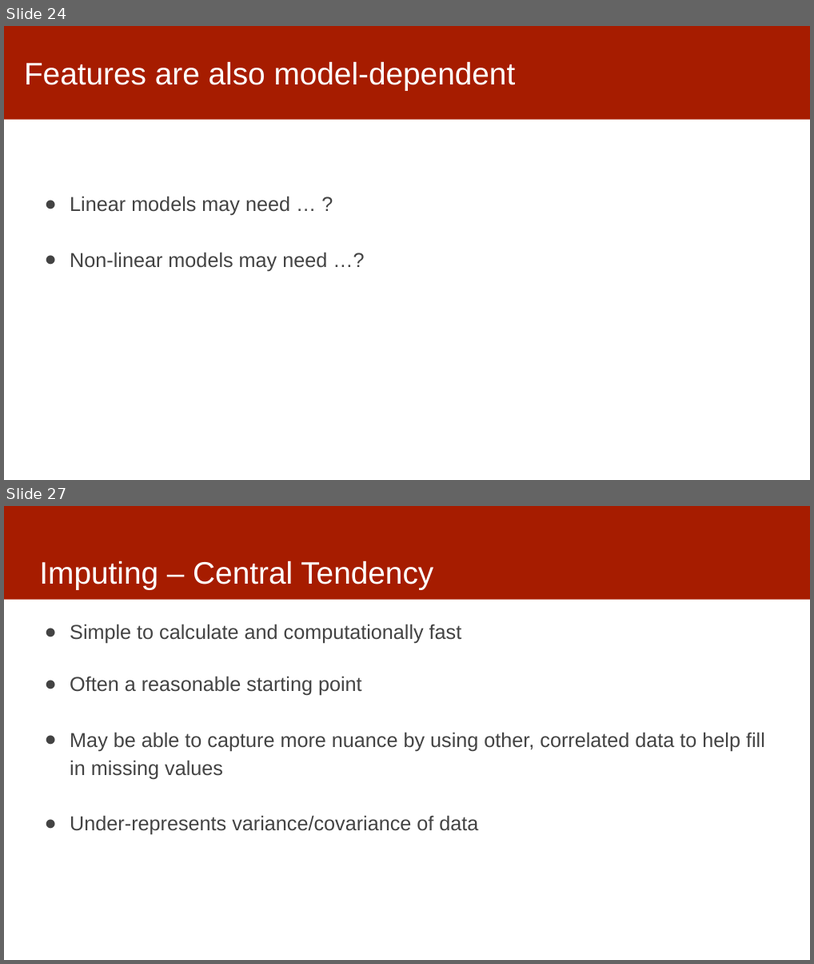
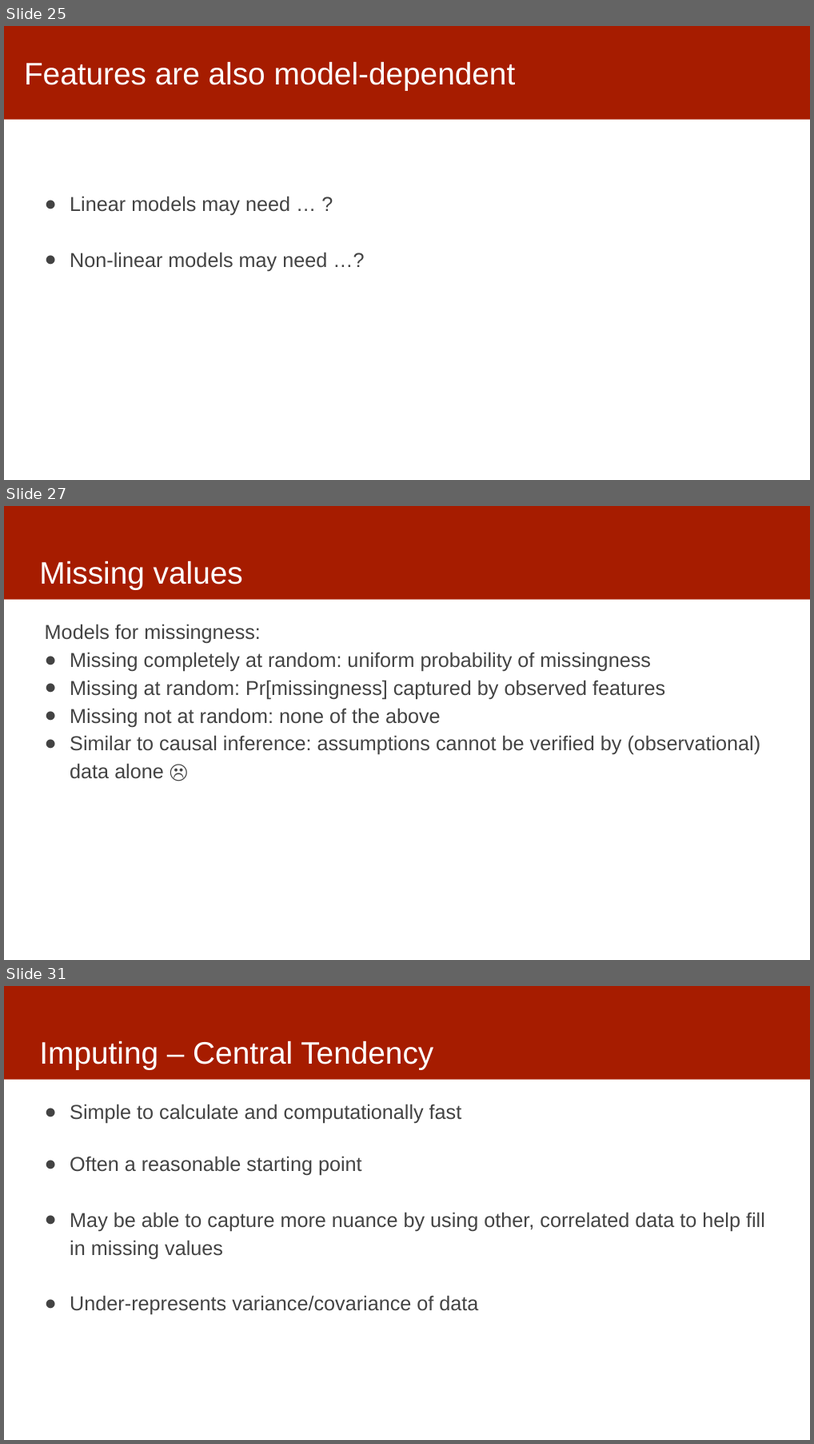
Before and after one commit to dssg/MLinPractice, a slide deck: Lectures/Lecture7-Features.pptx. Shown one above the other, each under a label of ours: slides 24 and 27 before the commit, slides 25, 27 and 31 after it; the slides between them are not shown. The pictures are 814x964 and 814x1444 pixels, drawn with LibreOffice and Linux fonts; fonts in the diff are those of the drawing. Boxes give left, top, right and bottom in pixels: in the first picture for what was removed or moved away, otherwise in the second. Text is boxed around its words. In the diff, an @@ line names an element or a change of style, - is before the commit and + after.

```diff
--- a/Lectures/Lecture7-Features.pptx
+++ b/Lectures/Lecture7-Features.pptx
@@ slide 27 added at (4,506,810,960), background #FFFFFF; not listed: 1 template element that a slide beside it also shows @@
@@ title added at (39,561,243,590), 37 pt, text #FFFFFF @@
+Missing values
@@ text added at (45,624,762,779), 24 pt, text #434343 @@
+Models for missingness:
+● Missing completely at random: uniform probability of missingness
+● Missing at random: Pr[missingness] captured by observed features
+● Missing not at random: none of the above
+● Similar to causal inference: assumptions cannot be verified by (observational) data alone ☹
@@ what was slide 24 is now slide 25 @@
@@ what was slide 27 is now slide 31 @@
```
Also in this commit, not shown: 3 slides changed, 3 other slides added.
